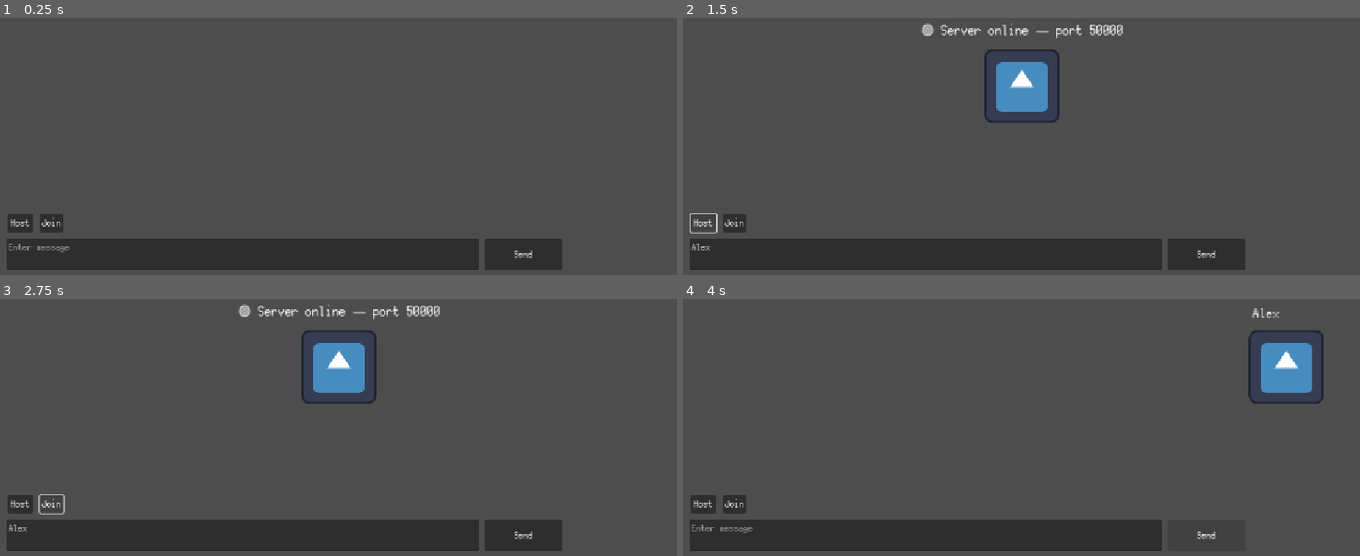
Above: before the commit, frames 1-4 (two rows, left to right).
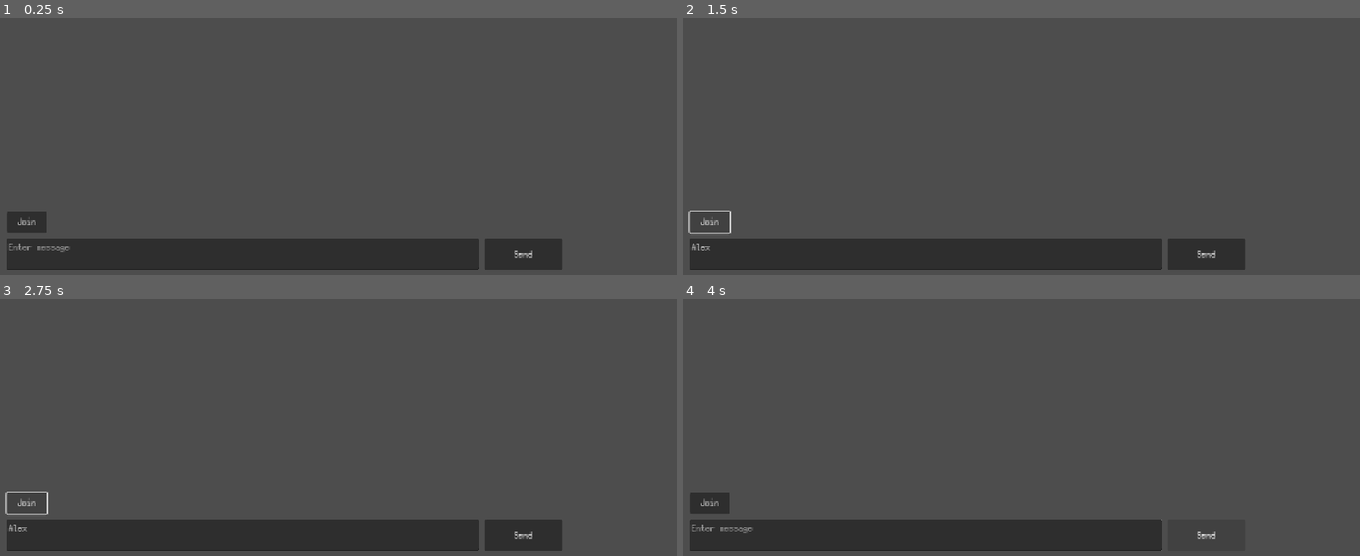
Above: after the commit, the same moments.

Repository: joshuafolkken/godot-multiplayer
Game: Godot game, scene res://scenes/main.tscn
The game is run twice, just before and just after one commit, with the same random seed, the same clock (stepped at 60 frames per second) and the same inputs. The engine's default icon, where the game draws it, is replaced by a stand-in: a white triangle on a blue panel in a dark square.
Inputs (mouse positions are in pixels of both pictures, inside the frame that each line leads up to):
- Up to frame 1 (0.25 s): no input
- Up to frame 2 (1.5 s): click (926, 254) at 0.52 s; type "Alex" at 0.6 s; click (703, 223) at 1.25 s, where only the run before the commit has a clickable "Host"
- Up to frame 3 (2.75 s): click "Join" at 2 s
- Up to frame 4 (4 s): click "Send" at 2.75 s; tap Enter at 3.5, 3.6 s; hold Right (ui_right) from 3.53 s (still down)

The runs differ from the first frame. In frame 1, 0.4% of the frame differs, in the area x 1-10%, y 75-84%; in frame 2, 2.8%, in the area x 0-65%, y 1-84%; in frame 3, 2.7%; in frame 4, 2.3%.

Commit message:
start the server with launch arguments #15

Diff:
--- a/project.godot
+++ b/project.godot
@@ -11,7 +11,7 @@
 [application]
 
 config/name="godot-multiplayer"
-config/version="0.5.0"
+config/version="0.6.0"
 run/main_scene="uid://c2j54imxixw3u"
 config/features=PackedStringArray("4.4", "Forward Plus")
 config/icon="res://icon.svg"
--- a/scenes/main.tscn
+++ b/scenes/main.tscn
@@ -8,18 +8,11 @@
 script = ExtResource("1_0wfyh")
 player_scene = ExtResource("2_sugp2")
 
-[node name="HostButton" type="Button" parent="."]
-offset_left = 12.0
-offset_top = 542.0
-offset_right = 56.0
-offset_bottom = 573.0
-text = "Host"
-
 [node name="JoinButton" type="Button" parent="."]
-offset_left = 67.0
-offset_top = 542.0
-offset_right = 107.0
-offset_bottom = 573.0
+offset_left = 11.0
+offset_top = 538.0
+offset_right = 79.0
+offset_bottom = 574.0
 text = "Join"
 
 [node name="MultiplayerSpawner" type="MultiplayerSpawner" parent="."]
@@ -41,6 +34,5 @@
 offset_bottom = 54.0
 text = "Send"
 
-[connection signal="pressed" from="HostButton" to="." method="_on_host_button_pressed"]
 [connection signal="pressed" from="JoinButton" to="." method="_on_join_button_pressed"]
 [connection signal="pressed" from="Chat/SendButton" to="Chat" method="_on_send_button_pressed"]
--- a/scripts/lib/multiplayer/client.gd
+++ b/scripts/lib/multiplayer/client.gd
@@ -7,3 +7,8 @@
 func _ready() -> void:
 	_peer.create_client(NetworkConfig.get_address(), NetworkConfig.get_port())
 	multiplayer.multiplayer_peer = _peer
+
+
+static func start(node: Node) -> void:
+	var client := Client.new()
+	node.add_child(client)
--- a/scripts/lib/multiplayer/server.gd
+++ b/scripts/lib/multiplayer/server.gd
@@ -23,3 +23,21 @@
 
 func _on_peer_disconnected(id: int) -> void:
 	_player.show_chat_message("🔥 client disconnected: %d" % id)
+
+
+static func is_server_mode() -> bool:
+	var args := OS.get_cmdline_args()
+	if not args.size() > 0:
+		return false
+
+	for arg: String in args:
+		match arg:
+			"--server":
+				return true
+
+	return false
+
+
+static func start(node: Node) -> void:
+	var server := Server.new()
+	node.add_child(server)
--- a/scripts/main.gd
+++ b/scripts/main.gd
@@ -6,6 +6,10 @@
 
 func _ready() -> void:
 	($Chat as Chat).chat_message_sent.connect(_on_chat_message_sent)
+
+	if Server.is_server_mode():
+		Server.start(self)
+		($JoinButton as Button).visible = false
 
 
 func add_player(id: int = 1, message: String = "") -> Player:
@@ -17,14 +21,8 @@
 	return player
 
 
-func _on_host_button_pressed() -> void:
-	var server := Server.new()
-	add_child(server)
-
-
 func _on_join_button_pressed() -> void:
-	var client := Client.new()
-	add_child(client)
+	Client.start(self)
 
 
 func _on_chat_message_sent(message: String) -> void:
Not shown, changed: .cspell/gdscript.txt
Not shown, changed: .cspell/godot.txt
